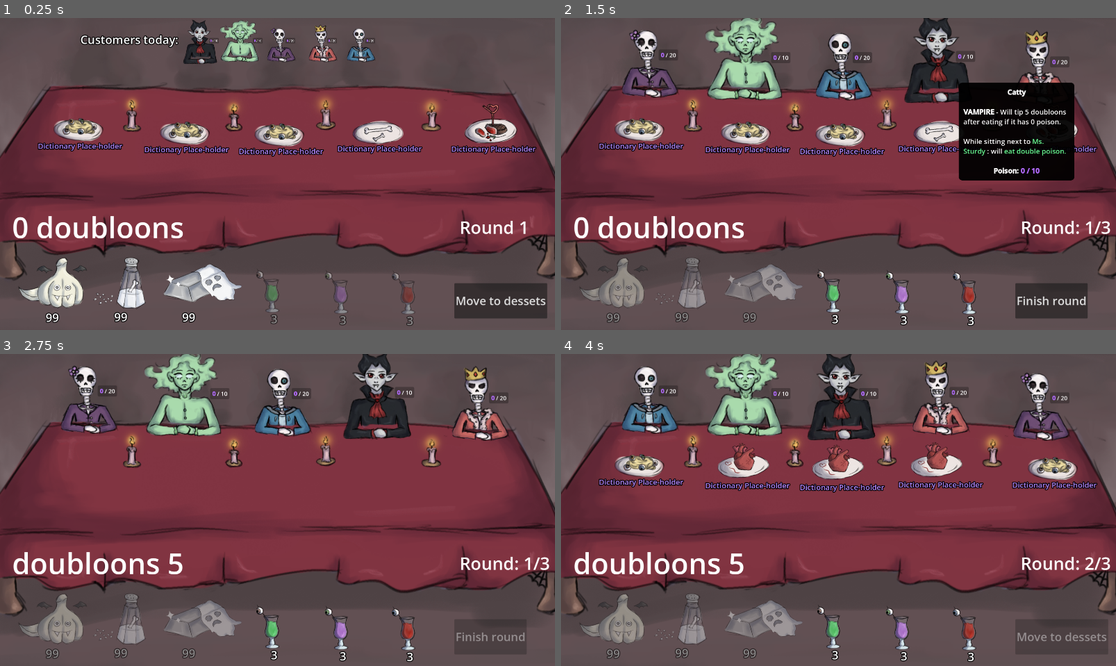
Above: before the commit, frames 1-4 (two rows, left to right).
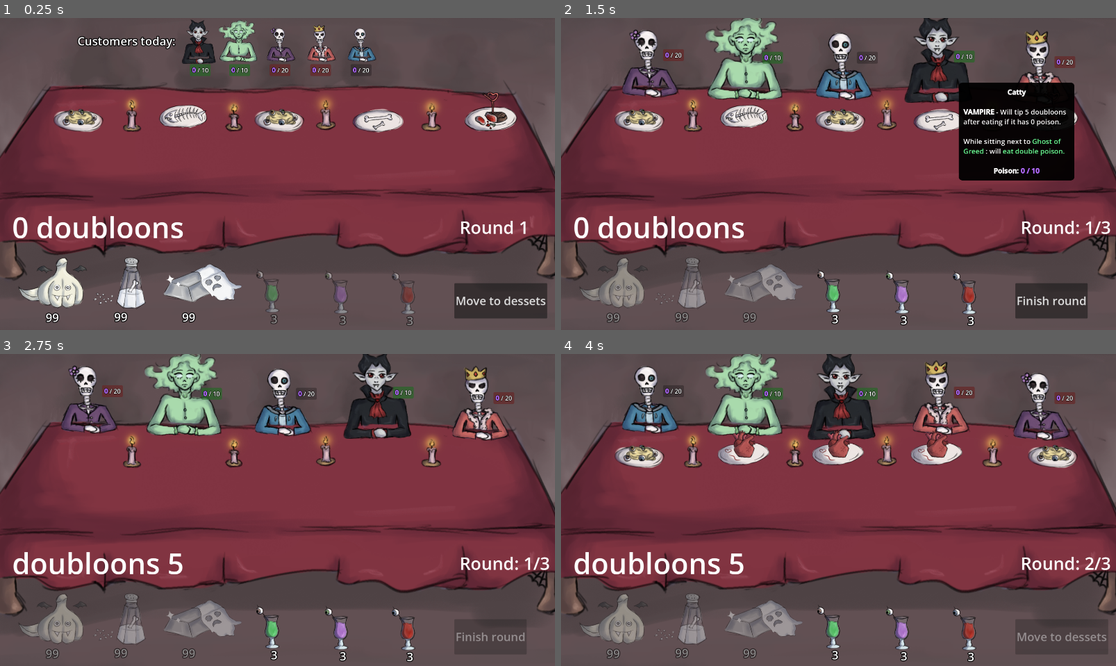
Above: after the commit, the same moments.

Repository: Henrique-Baumegger/godot-fims_food
Game: Godot game, scene res://scripts_and_scenes/main/main.tscn
The game is run twice, just before and just after one commit, with the same random seed, the same clock (stepped at 60 frames per second) and the same inputs.
Inputs (mouse positions are in pixels of both pictures, inside the frame that each line leads up to):
- Up to frame 1 (0.25 s): no input
- Up to frame 2 (1.5 s): click "Move to dessets" at 0.5 s; tap Enter at 1.25 s; move the mouse to (943, 64) at 1.27 s; click (943, 64) at 1.35 s
- Up to frame 3 (2.75 s): click "Finish round" at 2 s
- Up to frame 4 (4 s): tap Space at 2.75 s; move the mouse to (744, 394) at 2.77 s; click (744, 394) at 2.85 s; click "Move to dessets" at 3.5 s

The runs differ from the first frame. In frame 1, 7.8% of the frame differs, in the area x 6-97%, y 0-45%; in frame 2, 6.1%; in frame 3, 1.5%; in frame 4, 7.0%.

Commit message:
drink dragability

Diff:
--- a/scripts_and_scenes/UI/poison_indicator.gd
+++ b/scripts_and_scenes/UI/poison_indicator.gd
@@ -8,3 +8,16 @@
 		rich_text_label.text = "[center][b][color=#b36bff]"+str(current_poison) + "[/color][/b] / " + str(max_poison)+"[/center]"
 	elif is_dead:
 		visible = false
+
+
+func make_red() -> void:
+	var style := get_theme_stylebox("panel").duplicate()
+	style.bg_color = Color(0.4, 0.15, 0.15, 0.7)
+	add_theme_stylebox_override("panel", style)
+
+
+
+func make_green() -> void:
+	var style := get_theme_stylebox("panel").duplicate()
+	style.bg_color = Color(0.15, 0.4, 0.15, 0.7)
+	add_theme_stylebox_override("panel", style)
--- a/scripts_and_scenes/UI/poison_indicator.tscn
+++ b/scripts_and_scenes/UI/poison_indicator.tscn
@@ -8,6 +8,15 @@
 corner_radius_top_right = 5
 corner_radius_bottom_right = 5
 corner_radius_bottom_left = 5
+
+[sub_resource type="Theme" id="Theme_ewxhp"]
+RichTextLabel/colors/font_outline_color = Color(0, 0, 0, 1)
+RichTextLabel/constants/outline_size = 5
+RichTextLabel/font_sizes/bold_font_size = 22
+RichTextLabel/font_sizes/bold_italics_font_size = 22
+RichTextLabel/font_sizes/italics_font_size = 22
+RichTextLabel/font_sizes/mono_font_size = 22
+RichTextLabel/font_sizes/normal_font_size = 22
 
 [node name="PoisonIndicator" type="PanelContainer" unique_id=416598971]
 theme_override_styles/panel = SubResource("StyleBoxFlat_7df4x")
@@ -22,11 +31,7 @@
 
 [node name="RichTextLabel" type="RichTextLabel" parent="MarginContainer" unique_id=1174487144]
 layout_mode = 2
-theme_override_font_sizes/normal_font_size = 20
-theme_override_font_sizes/bold_font_size = 20
-theme_override_font_sizes/bold_italics_font_size = 20
-theme_override_font_sizes/italics_font_size = 20
-theme_override_font_sizes/mono_font_size = 20
+theme = SubResource("Theme_ewxhp")
 bbcode_enabled = true
 text = "YY/XX"
 fit_content = true
--- a/scripts_and_scenes/UI/tool_tip_area.gd
+++ b/scripts_and_scenes/UI/tool_tip_area.gd
@@ -20,7 +20,6 @@
 	p.x = clamp(p.x, 0.0, vp.x - s.x)
 	p.y = clamp(p.y, 0.0, vp.y - s.y)
 	tip_panel.global_position = p
-
 
 
 func toggle(on: bool):
--- a/scripts_and_scenes/customer/customer.gd
+++ b/scripts_and_scenes/customer/customer.gd
@@ -27,8 +27,10 @@
 @abstract func set_max_poison_and_client_type() -> void
 @abstract func extra_child_finish_round_logic() ->void
 @abstract func get_tool_tip_area() -> ToolTipArea
+@abstract func get_collider_of_tool_tip() -> CollisionShape2D
 @abstract func get_poison_indicator() -> PoisonIndicator
-
+@abstract func get_sprite() -> Sprite2D
+@abstract func get_counter_position(on_list) -> Marker2D
 
 func _ready() -> void:
 	add_to_group("customers")
@@ -39,6 +41,23 @@
 func _process(_delta: float) -> void:
 	get_tool_tip_area().displayed_text = tool_tip_text()
 	get_poison_indicator().set_poison_indicator(current_poison, max_poison, dead)
+	if is_lover:
+		get_poison_indicator() .make_green()
+	if is_hater:
+		get_poison_indicator() .make_red()
+
+
+func list_format(make_list : bool) -> void:
+	var list_scale = 0.625
+	var normal_scale = 1.25
+	if make_list:
+		get_collider_of_tool_tip().scale = Vector2.ONE * list_scale
+		get_sprite().scale = Vector2.ONE * list_scale
+		get_poison_indicator().position = get_counter_position(true).position
+	else:
+		get_collider_of_tool_tip().scale = Vector2.ONE * normal_scale
+		get_sprite().scale = Vector2.ONE * normal_scale
+		get_poison_indicator().position = get_counter_position(false).position
 
 
 func finish_round() -> void:
--- a/scripts_and_scenes/customer/ghost.gd
+++ b/scripts_and_scenes/customer/ghost.gd
@@ -13,6 +13,24 @@
 @onready var sprite_2d: Sprite2D = $Sprite2D
 @onready var tool_tip_area: Area2D = $ToolTipArea
 @onready var poison_indicator: PoisonIndicator = $PoisonIndicator
+@onready var collision_shape_2d: CollisionShape2D = $ToolTipArea/CollisionShape2D
+@onready var normal_counter_pos: Marker2D = $NormalCounterPos
+@onready var list_counter_post: Marker2D = $ListCounterPost
+
+
+func get_counter_position(on_list) -> Marker2D:
+	if on_list:
+		return list_counter_post
+	else:
+		return normal_counter_pos
+
+
+func get_sprite() -> Sprite2D:
+	return sprite_2d
+
+
+func get_collider_of_tool_tip() -> CollisionShape2D:
+	return collision_shape_2d
 
 
 func get_tool_tip_area() -> ToolTipArea:
--- a/scripts_and_scenes/customer/ghost.tscn
+++ b/scripts_and_scenes/customer/ghost.tscn
@@ -23,17 +23,24 @@
 dead_sprites = Array[Texture2D]([ExtResource("7_whtnd"), ExtResource("8_jtwfd"), ExtResource("9_npa8u"), ExtResource("10_5tpr8"), ExtResource("11_2ob77")])
 
 [node name="Sprite2D" type="Sprite2D" parent="." unique_id=1333112842]
-position = Vector2(342.00003, 457)
 scale = Vector2(1.25, 1.25)
 texture = ExtResource("2_yam2q")
+offset = Vector2(274, 365)
 
 [node name="PoisonIndicator" parent="." unique_id=416598971 instance=ExtResource("7_yam2q")]
-offset_left = 88.0
-offset_top = -38.0
-offset_right = 155.0
+offset_left = 57.0
+offset_top = -39.0
+offset_right = 124.0
+offset_bottom = -1.0
 
 [node name="ToolTipArea" parent="." unique_id=1783049423 instance=ExtResource("8_2xovo")]
 
 [node name="CollisionShape2D" type="CollisionShape2D" parent="ToolTipArea" unique_id=788015626]
 position = Vector2(-2, -15.375)
 shape = SubResource("RectangleShape2D_u6df7")
+
+[node name="NormalCounterPos" type="Marker2D" parent="." unique_id=1688184170]
+position = Vector2(57, -39)
+
+[node name="ListCounterPost" type="Marker2D" parent="." unique_id=6821710]
+position = Vector2(-33, 72)
--- a/scripts_and_scenes/customer/skeleton.gd
+++ b/scripts_and_scenes/customer/skeleton.gd
@@ -12,6 +12,25 @@
 @onready var sprite_2d: Sprite2D = $Sprite2D
 @onready var tool_tip_area: Area2D = $ToolTipArea
 @onready var poison_indicator: PoisonIndicator = $PoisonIndicator
+@onready var collision_shape_2d: CollisionShape2D = $ToolTipArea/CollisionShape2D
+@onready var normal_counter_pos: Marker2D = $NormalCounterPos
+@onready var list_counter_post: Marker2D = $ListCounterPost
+
+
+func get_counter_position(on_list) -> Marker2D:
+	if on_list:
+		return list_counter_post
+	else:
+		return normal_counter_pos
+
+
+func get_sprite() -> Sprite2D:
+	return sprite_2d
+
+
+func get_collider_of_tool_tip() -> CollisionShape2D:
+	return collision_shape_2d
+
 
 
 func get_tool_tip_area() -> ToolTipArea:
--- a/scripts_and_scenes/customer/skeleton.tscn
+++ b/scripts_and_scenes/customer/skeleton.tscn
@@ -23,9 +23,9 @@
 dead_sprites = Array[Texture2D]([ExtResource("7_vcck5"), ExtResource("8_qcjxa"), ExtResource("9_ejfx8"), ExtResource("10_a5qyi"), ExtResource("11_pvdd6")])
 
 [node name="Sprite2D" type="Sprite2D" parent="." unique_id=1914400132]
-position = Vector2(342.00003, 457)
 scale = Vector2(1.25, 1.25)
 texture = ExtResource("2_jondo")
+offset = Vector2(274, 365)
 
 [node name="ToolTipArea" parent="." unique_id=1783049423 instance=ExtResource("3_k1ayw")]
 displayed_text = "[center][b]Big Bones[/b]
@@ -36,6 +36,13 @@
 shape = SubResource("RectangleShape2D_ap04t")
 
 [node name="PoisonIndicator" parent="." unique_id=416598971 instance=ExtResource("7_pqvvh")]
-offset_left = 42.0
-offset_top = -38.0
-offset_right = 109.0
+offset_left = 57.0
+offset_top = -39.0
+offset_right = 124.0
+offset_bottom = -1.0
+
+[node name="NormalCounterPos" type="Marker2D" parent="." unique_id=1516056754]
+position = Vector2(57, -39)
+
+[node name="ListCounterPost" type="Marker2D" parent="." unique_id=1489160873]
+position = Vector2(-33, 72)
--- a/scripts_and_scenes/customer/vampire.gd
+++ b/scripts_and_scenes/customer/vampire.gd
@@ -14,7 +14,24 @@
 @onready var tool_tip_area: Area2D = $ToolTipArea
 @onready var sprite_2d: Sprite2D = $Sprite2D
 @onready var poison_indicator: PoisonIndicator = $PoisonIndicator
+@onready var collision_shape_2d: CollisionShape2D = $ToolTipArea/CollisionShape2D
+@onready var normal_counter_pos: Marker2D = $NormalCounterPos
+@onready var list_counter_post: Marker2D = $ListCounterPost
 
+
+func get_counter_position(on_list) -> Marker2D:
+	if on_list:
+		return list_counter_post
+	else:
+		return normal_counter_pos
+
+
+func get_sprite() -> Sprite2D:
+	return sprite_2d
+
+
+func get_collider_of_tool_tip() -> CollisionShape2D:
+	return collision_shape_2d
 
 func get_tool_tip_area() -> ToolTipArea:
 	return tool_tip_area
--- a/scripts_and_scenes/customer/vampire.tscn
+++ b/scripts_and_scenes/customer/vampire.tscn
@@ -23,19 +23,26 @@
 dead_sprites = Array[Texture2D]([ExtResource("7_4igmh"), ExtResource("8_hsceg"), ExtResource("9_oayg1"), ExtResource("10_q4a45"), ExtResource("11_up04k")])
 
 [node name="Sprite2D" type="Sprite2D" parent="." unique_id=347719945]
-position = Vector2(342.00003, 457)
 scale = Vector2(1.25, 1.25)
 texture = ExtResource("2_wvpbf")
+offset = Vector2(274, 365)
 
 [node name="ToolTipArea" parent="." unique_id=1783049423 instance=ExtResource("6_3ajja")]
 displayed_text = "[b] Vampire [/b]
 He goes brrrrrrrrrrr"
 
 [node name="CollisionShape2D" type="CollisionShape2D" parent="ToolTipArea" unique_id=554671994]
-position = Vector2(14, 12)
+position = Vector2(4, 8)
 shape = SubResource("RectangleShape2D_pbexu")
 
 [node name="PoisonIndicator" parent="." unique_id=416598971 instance=ExtResource("7_kpu4f")]
-offset_left = 64.0
-offset_top = -38.0
-offset_right = 131.0
+offset_left = 57.0
+offset_top = -39.0
+offset_right = 124.0
+offset_bottom = -1.0
+
+[node name="NormalCounterPos" type="Marker2D" parent="." unique_id=1123650398]
+position = Vector2(57, -39)
+
+[node name="ListCounterPost" type="Marker2D" parent="." unique_id=1119752031]
+position = Vector2(-29, 72)
--- a/scripts_and_scenes/food/food.gd
+++ b/scripts_and_scenes/food/food.gd
@@ -5,17 +5,24 @@
 var max_amount_for_each_ingredient : Dictionary[String, int]
 var warm_food_step : bool
 
-@export var list_of_sprites : Array[Texture]
+@export var list_of_foo_sprites : Array[Texture]
 
-@onready var label: Label = $Label
-@onready var sprite_2d: Sprite2D = $Sprite2D
+@onready var rich_text_label: RichTextLabel = $RichTextLabel
+@onready var food_sprite: Sprite2D = $FoodSprite
+@onready var left_dessert_sprite: Sprite2D = $LeftDessertSprite
+@onready var stay_dessert_sprite: Sprite2D = $StayDessertSprite
+@onready var right_dessert_sprite: Sprite2D = $RightDessertSprite
+@onready var mini_garlic: Sprite2D = $MiniGarlic
+@onready var mini_salt: Sprite2D = $MiniSalt
+@onready var mini_silver: Sprite2D = $MiniSilver
 
 
 func _ready() -> void:
 	warm_food_step = true
 	ingredients_present = AllIngredientsHelper.get_empty_ingredients_base_dictionary_copy()
 	max_amount_for_each_ingredient = AllIngredientsHelper.get_max_amount_for_each_ingredient_dictionary_copy()
-	sprite_2d.texture = list_of_sprites.pick_random()
+	food_sprite.texture = list_of_foo_sprites.pick_random()
+	rich_text_label.visible = false
 
 
 
@@ -23,25 +30,69 @@
 	warm_food_step = false
 
 
-
 func try_to_add(ingredient_name: String, quantity: int) -> int:
 	if not ingredients_present.has(ingredient_name):
 		return 0
 
+	if ingredient_name == "go_left_dessert" or ingredient_name == "go_right_dessert" or ingredient_name == "stay_dessert":
+		var current_desserts := ingredients_present[ingredient_name]
+		if current_desserts == 0:
+			ingredients_present["go_left_dessert"] = 0
+			ingredients_present["go_right_dessert"] = 0
+			ingredients_present["stay_dessert"] = 0
+			ingredients_present[ingredient_name] = 1
+			left_dessert_sprite.visible = (ingredient_name == "go_left_dessert")
+			right_dessert_sprite.visible = (ingredient_name == "go_right_dessert")
+			stay_dessert_sprite.visible = (ingredient_name == "stay_dessert")
+			update_label()
+			return 1
+		else:
+			return 0
+
 	var current := ingredients_present[ingredient_name]
 	var max_allowed := max_amount_for_each_ingredient[ingredient_name]
-
 	var space_left := max_allowed - current
 	if space_left <= 0:
 		return 0
-
 	var added = min(quantity, space_left)
 	ingredients_present[ingredient_name] = current + added
-
 	update_label()
 	return added
 
 
 
-func update_label():
-	label.text = str(ingredients_present)
+func update_label() -> void:
+	rich_text_label.visible = true
+	var vamp := int(ingredients_present.get("vampire_poison", 0))
+	var skel := int(ingredients_present.get("skeleton_poison", 0))
+	var ghost := int(ingredients_present.get("ghost_poison", 0))
+
+	mini_garlic.visible = vamp > 0
+	mini_salt.visible = skel > 0
+	mini_silver.visible = ghost > 0
+
+	var lines: Array[String] = []
+	if vamp == 0:
+		lines.append("")
+	else:
+		lines.append(styled_number(vamp))
+	if skel == 0:
+		lines.append("")
+	else:
+		lines.append(styled_number(skel))
+	if ghost == 0:
+		lines.append("")
+	else:
+		lines.append(styled_number(ghost))
+
+	rich_text_label.text = "\n".join(lines)
+
+
+
+
+
+
+func styled_number(n: int) -> String:
+		if n <= 0:
+			return ""
+		return "[b][outline_size=8][outline_color=#000000][color=#b36bff]%d[/color][/outline_color][/outline_size][/b]" % n
--- a/scripts_and_scenes/food/food.tscn
+++ b/scripts_and_scenes/food/food.tscn
@@ -2,35 +2,86 @@
 
 [ext_resource type="Script" uid="uid://d2y0qgipcum2s" path="res://scripts_and_scenes/food/food.gd" id="1_aohis"]
 [ext_resource type="Texture2D" uid="uid://bjp1fg4matt2b" path="res://art/food/warm/beef.png" id="2_hpgca"]
-[ext_resource type="Theme" uid="uid://c3pgctkp31gj8" path="res://art/themes/new_theme.tres" id="3_h3cyt"]
 [ext_resource type="Texture2D" uid="uid://tqjoie2qw2gi" path="res://art/food/warm/chicken.png" id="3_xacjw"]
+[ext_resource type="Texture2D" uid="uid://csw5lv0g3ya3d" path="res://art/food/warm/fish.png" id="4_a75k6"]
 [ext_resource type="Texture2D" uid="uid://cy7w643klhh1w" path="res://art/food/warm/pasta.png" id="4_skh7j"]
+[ext_resource type="Texture2D" uid="uid://cpco8dlho3uwe" path="res://art/food/dessert/drink g.png" id="4_xacjw"]
+[ext_resource type="Texture2D" uid="uid://ck2i48y4qpov6" path="res://art/food/dessert/drink p.png" id="5_skh7j"]
 [ext_resource type="Texture2D" uid="uid://dq7u6a3si3gkf" path="res://art/food/warm/heart.png" id="5_xacjw"]
+[ext_resource type="Texture2D" uid="uid://b614ttf1mpkua" path="res://art/food/dessert/drink.png" id="6_malub"]
+[ext_resource type="Texture2D" uid="uid://kynw3kqa7dla" path="res://art/food/poisons/garlic.png" id="10_a75k6"]
+[ext_resource type="Texture2D" uid="uid://b8mudjqkkr3il" path="res://art/food/poisons/salt.png" id="11_uh3om"]
+[ext_resource type="Texture2D" uid="uid://bqa864xcxjlh4" path="res://art/food/poisons/silver.png" id="12_xfinb"]
 
 [sub_resource type="RectangleShape2D" id="RectangleShape2D_aohis"]
-size = Vector2(90.79999, 88.09999)
+size = Vector2(90.79999, 159.67499)
 
 [node name="Food" type="Area2D" unique_id=1063911873 groups=["food_area", "round_dependers"]]
 z_index = 1
 script = ExtResource("1_aohis")
-list_of_sprites = Array[Texture]([ExtResource("2_hpgca"), ExtResource("3_xacjw"), ExtResource("4_skh7j"), ExtResource("5_xacjw"), ExtResource("4_skh7j")])
+list_of_foo_sprites = Array[Texture]([ExtResource("2_hpgca"), ExtResource("3_xacjw"), ExtResource("4_a75k6"), ExtResource("5_xacjw"), ExtResource("4_skh7j")])
 
 [node name="CollisionShape2D" type="CollisionShape2D" parent="." unique_id=1930218971]
-position = Vector2(3.999998, 9.749992)
+position = Vector2(3.999998, 81.325)
 scale = Vector2(2, 2)
 shape = SubResource("RectangleShape2D_aohis")
 
-[node name="Sprite2D" type="Sprite2D" parent="." unique_id=1433303779]
+[node name="FoodSprite" type="Sprite2D" parent="." unique_id=1433303779]
 scale = Vector2(0.7, 0.7)
 texture = ExtResource("2_hpgca")
 
-[node name="Label" type="Label" parent="." unique_id=705170775]
-offset_left = -222.0
+[node name="LeftDessertSprite" type="Sprite2D" parent="." unique_id=1967877570]
+visible = false
+position = Vector2(34, 155)
+scale = Vector2(0.6, 0.6)
+texture = ExtResource("4_xacjw")
+
+[node name="StayDessertSprite" type="Sprite2D" parent="." unique_id=1153889250]
+visible = false
+position = Vector2(34, 155)
+scale = Vector2(0.6, 0.6)
+texture = ExtResource("5_skh7j")
+
+[node name="RightDessertSprite" type="Sprite2D" parent="." unique_id=1727908905]
+visible = false
+position = Vector2(34, 155)
+scale = Vector2(0.6, 0.6)
+texture = ExtResource("6_malub")
+
+[node name="RichTextLabel" type="RichTextLabel" parent="." unique_id=890447616]
+visible = false
+offset_left = -80.0
 offset_top = 75.0
-offset_right = 229.0
-offset_bottom = 237.0
-theme = ExtResource("3_h3cyt")
-theme_override_font_sizes/font_size = 26
-text = "Dictionary Place-holder"
-horizontal_alignment = 1
-autowrap_mode = 3
+offset_right = -40.0
+offset_bottom = 183.0
+size_flags_horizontal = 3
+theme_override_constants/line_separation = 12
+theme_override_font_sizes/normal_font_size = 32
+theme_override_font_sizes/bold_font_size = 32
+theme_override_font_sizes/bold_italics_font_size = 32
+theme_override_font_sizes/italics_font_size = 32
+theme_override_font_sizes/mono_font_size = 32
+bbcode_enabled = true
+text = "0
+0
+0"
+fit_content = true
+autowrap_mode = 0
+
+[node name="MiniGarlic" type="Sprite2D" parent="." unique_id=815083377]
+visible = false
+position = Vector2(-118, 101)
+scale = Vector2(0.1, 0.1)
+texture = ExtResource("10_a75k6")
+
+[node name="MiniSalt" type="Sprite2D" parent="." unique_id=229919974]
+visible = false
+position = Vector2(-111, 159)
+scale = Vector2(0.1, 0.1)
+texture = ExtResource("11_uh3om")
+
+[node name="MiniSilver" type="Sprite2D" parent="." unique_id=172453849]
+visible = false
+position = Vector2(-136, 218)
+scale = Vector2(0.1, 0.1)
+texture = ExtResource("12_xfinb")
--- a/scripts_and_scenes/table/table.gd
+++ b/scripts_and_scenes/table/table.gd
@@ -108,18 +108,14 @@
 
 
 func set_new_customer_relations() -> void:
-	var customers_for_relations : Array[Customer]
-	customers_for_relations = clients_of_the_day.duplicate()
-	customers_for_relations.erase(customers_for_relations.pick_random())
-	customers_for_relations.shuffle()
-	customers_for_relations[0].is_lover = true
-	customers_for_relations[1].is_lover = true
-	customers_for_relations[0].loved_name = customers_for_relations[1].identity_name
-	customers_for_relations[1].loved_name = customers_for_relations[0].identity_name
-	customers_for_relations[2].is_hater = true
-	customers_for_relations[3].is_hater = true
-	customers_for_relations[2].hated_name = customers_for_relations[3].identity_name
-	customers_for_relations[3].hated_name = customers_for_relations[2].identity_name
+	clients_of_the_day[0].is_lover = true
+	clients_of_the_day[1].is_lover = true
+	clients_of_the_day[0].loved_name = clients_of_the_day[1].identity_name
+	clients_of_the_day[1].loved_name = clients_of_the_day[0].identity_name
+	clients_of_the_day[2].is_hater = true
+	clients_of_the_day[3].is_hater = true
+	clients_of_the_day[2].hated_name = clients_of_the_day[3].identity_name
+	clients_of_the_day[3].hated_name = clients_of_the_day[2].identity_name
 
 
 func handle_list(put_on_list: bool) -> void:
@@ -135,7 +131,7 @@
 		for i in range(table_size):
 			var c: Customer = clients_of_the_day[i]
 			c.position = list_markers[i].position
-			c.scale = Vector2.ONE * 0.5
+			c.list_format(true)
 	else:
 		for c: Customer in clients_of_the_day:
-			c.scale = Vector2.ONE
+			c.list_format(false)
--- a/scripts_and_scenes/table/table.tscn
+++ b/scripts_and_scenes/table/table.tscn
@@ -38,19 +38,19 @@
 [node name="FoodPositions" type="Node2D" parent="." unique_id=1491461972]
 
 [node name="Food1Position" type="Marker2D" parent="FoodPositions" unique_id=626382619]
-position = Vector2(-692, -198)
+position = Vector2(-692, -230)
 
 [node name="Food2Position" type="Marker2D" parent="FoodPositions" unique_id=1949923779]
-position = Vector2(-324, -186)
+position = Vector2(-324, -230)
 
 [node name="Food3Position" type="Marker2D" parent="FoodPositions" unique_id=871336898]
-position = Vector2(3, -180)
+position = Vector2(3, -230)
 
 [node name="Food4Position" type="Marker2D" parent="FoodPositions" unique_id=1043265175]
-position = Vector2(344, -189)
+position = Vector2(344, -230)
 
 [node name="Food5Position" type="Marker2D" parent="FoodPositions" unique_id=225601222]
-position = Vector2(738, -188)
+position = Vector2(738, -230)
 
 [node name="CustomerPositions" type="Node2D" parent="." unique_id=452383670]
 
@@ -72,25 +72,25 @@
 [node name="CustomerList" type="Node2D" parent="." unique_id=1065999942]
 
 [node name="list_position1" type="Marker2D" parent="CustomerList" unique_id=1532930138]
-position = Vector2(-275, -460)
+position = Vector2(-280, -460)
 
 [node name="list_position2" type="Marker2D" parent="CustomerList" unique_id=563355306]
-position = Vector2(-135, -460)
+position = Vector2(-140, -460)
 
 [node name="list_position3" type="Marker2D" parent="CustomerList" unique_id=1948745618]
-position = Vector2(1, -460)
+position = Vector2(0, -460)
 
 [node name="list_position4" type="Marker2D" parent="CustomerList" unique_id=1736282547]
-position = Vector2(145, -460)
+position = Vector2(140, -460)
 
 [node name="list_position5" type="Marker2D" parent="CustomerList" unique_id=879663938]
-position = Vector2(277, -460)
+position = Vector2(280, -460)
 
 [node name="Label" type="Label" parent="CustomerList" unique_id=1104054420]
-offset_left = -688.0
-offset_top = -501.0
-offset_right = -349.0
-offset_bottom = -446.0
+offset_left = -698.0
+offset_top = -496.0
+offset_right = -359.0
+offset_bottom = -441.0
 theme = ExtResource("8_8e2ag")
 theme_override_colors/font_color = Color(1, 1, 1, 1)
 text = "Customers today:"
